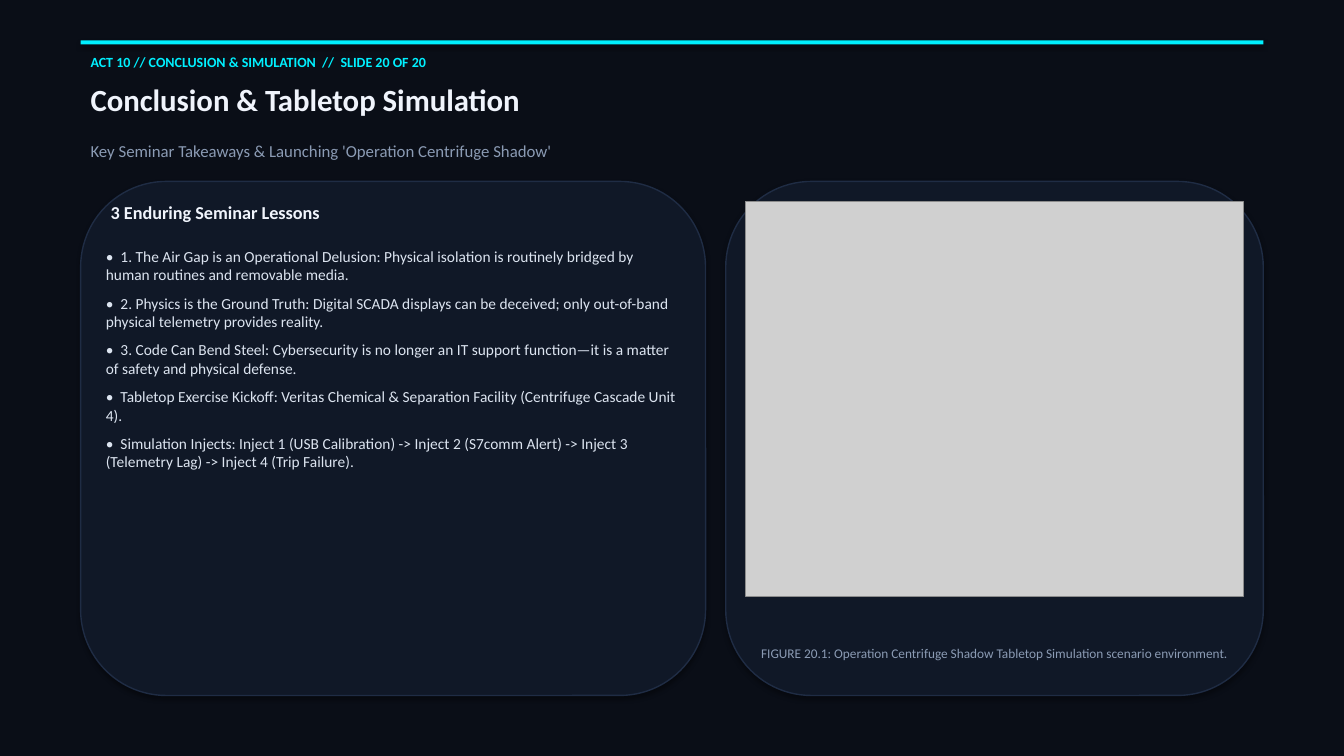
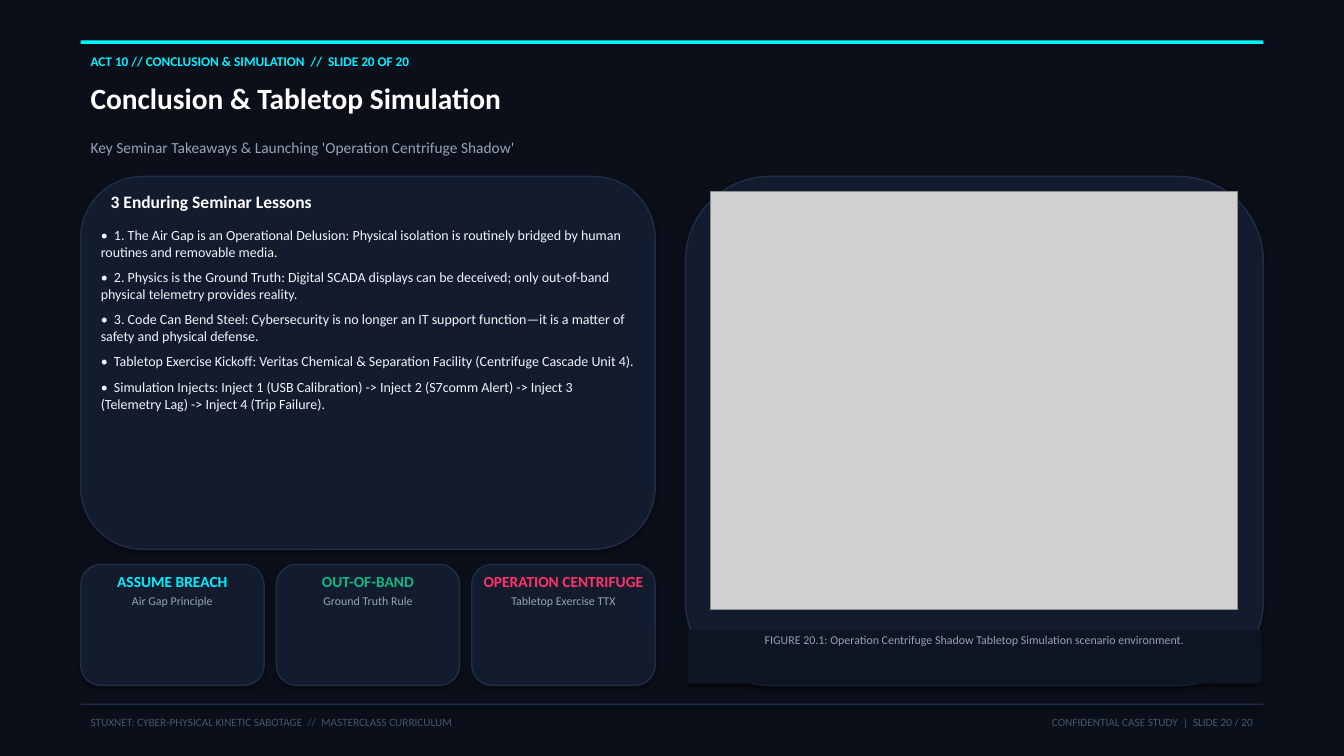
Before and after one commit to sivaoffl04/Cyber-Blog, a slide deck: slide 20 of Case Study/STUXNET/STUXNET_Masterclass_Seminar_20_Slides.pptx. Drawn at 1344x756 pixels with LibreOffice and Linux fonts; fonts in the diff are those of the drawing; grey boxes stand for pictures. Boxes give left, top, right and bottom in pixels: in the first picture for what was removed or moved away, otherwise in the second. Text is boxed around its words. In the diff, an @@ line names an element or a change of style, - is before the commit and + after.

Commit message:
feat(case-studies): add comprehensive vulnerability remediation and incident protection blueprints to all case studies and enhance Stuxnet masterclass PPTX

```diff
--- a/Case Study/STUXNET/STUXNET_Masterclass_Seminar_20_Slides.pptx
+++ b/Case Study/STUXNET/STUXNET_Masterclass_Seminar_20_Slides.pptx
@@ rectangle at [0,0,1344,756]: fill #0A0E17 to #0B0F19 @@
@@ text "ACT 10 // CONCLUSION & ..." at [91,57,409,66]: size 10 to 9.5 pt @@
@@ text "Conclusion & Tabletop Simulation" at [91,88,501,114]: size 22 to 21 pt, text colour #F0F4FC to #FFFFFF @@
@@ text "Key Seminar Takeaways & Launching ..." at [91,142,514,156]: size 12 to 11 pt, text colour #8B9BB4 to #94A3B8 @@
@@ rounded rectangle: place and size @@
-rounded rectangle at [81,181,706,696]
+rounded rectangle at [81,176,655,549]
@@ rounded rectangle at [81,176,655,549]: fill #101827 to #131C2E; outline #1F2C44 1 pt to #1F2E47 1 pt @@
@@ rounded rectangle at [686,176,1263,686]: fill #101827 to #131C2E; outline #1F2C44 1 pt to #1F2E47 1 pt @@
@@ rounded rectangle: place and size @@
-rounded rectangle at [726,181,1263,696]
+rounded rectangle at [686,176,1263,686]
@@ text "3 Enduring Seminar Lessons": place and size @@
-text "3 Enduring Seminar Lessons" at [111,206,320,222]
+text "3 Enduring Seminar Lessons" at [111,195,312,211]
@@ text "3 Enduring Seminar Lessons" at [111,195,312,211]: size 13 to 12.5 pt, text colour #F0F4FC to #FFFFFF @@
@@ picture: place and size @@
-picture at [746,202,1243,597]
+picture at [711,192,1238,610]
@@ text "• 1. The Air Gap ...": place and size @@
-text "• 1. The Air Gap ..." at [106,251,676,470]
+text "• 1. The Air Gap ..." at [101,230,634,412]
@@ text "• 1. The Air Gap ..." at [101,230,634,412]: size 11 to 10 pt, text colour #DCE4F0 to #F1F5F9; less space between paragraphs @@
@@ rounded rectangle added at [81,565,264,686], fill #131C2E, outline #1F2E47 1 pt @@
@@ rounded rectangle added at [276,565,460,686], fill #131C2E, outline #1F2E47 1 pt @@
@@ rounded rectangle added at [472,565,655,686], fill #131C2E, outline #1F2E47 1 pt @@
@@ text added at [117,577,228,607], 8.5 pt, text #94A3B8 @@
+ASSUME BREACH
+Air Gap Principle
@@ text added at [322,577,414,605], 8.5 pt, text #94A3B8 @@
+OUT-OF-BAND
+Ground Truth Rule
@@ text added at [484,577,643,607], 11 pt, text #FF3366, bold @@
+OPERATION CENTRIFUGE
+Tabletop Exercise TTX
@@ rectangle added at [688,630,1261,684], fill #0E1523 @@
@@ text "FIGURE 20.1: Operation Centrifuge Shadow ...": place and size @@
-text "FIGURE 20.1: Operation Centrifuge Shadow ..." at [761,649,1228,660]
+text "FIGURE 20.1: Operation Centrifuge Shadow ..." at [765,636,1183,646]
@@ text "FIGURE 20.1: Operation Centrifuge Shadow ..." at [765,636,1183,646]: size 9.5 to 8.5 pt, text colour #8B9BB4 to #94A3B8 @@
@@ rectangle added at [81,704,1263,705], fill #1F2E47 @@
@@ text added at [91,719,452,726], 8 pt, text #475569 @@
+STUXNET: CYBER-PHYSICAL KINETIC SABOTAGE // MASTERCLASS CURRICULUM
@@ text added at [1052,719,1252,726], 8 pt, text #475569 @@
+CONFIDENTIAL CASE STUDY | SLIDE 20 / 20
```
Also in this commit, not shown: 19 other slides changed, 5 other files.
